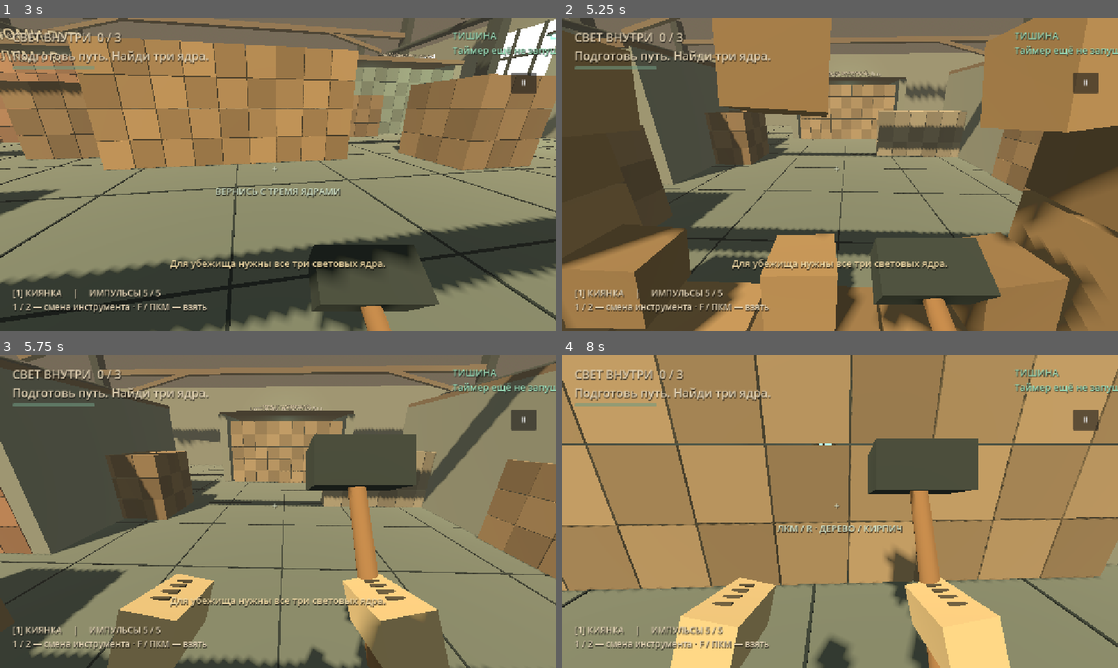
Above: before the commit, frames 1-4 (two rows, left to right).
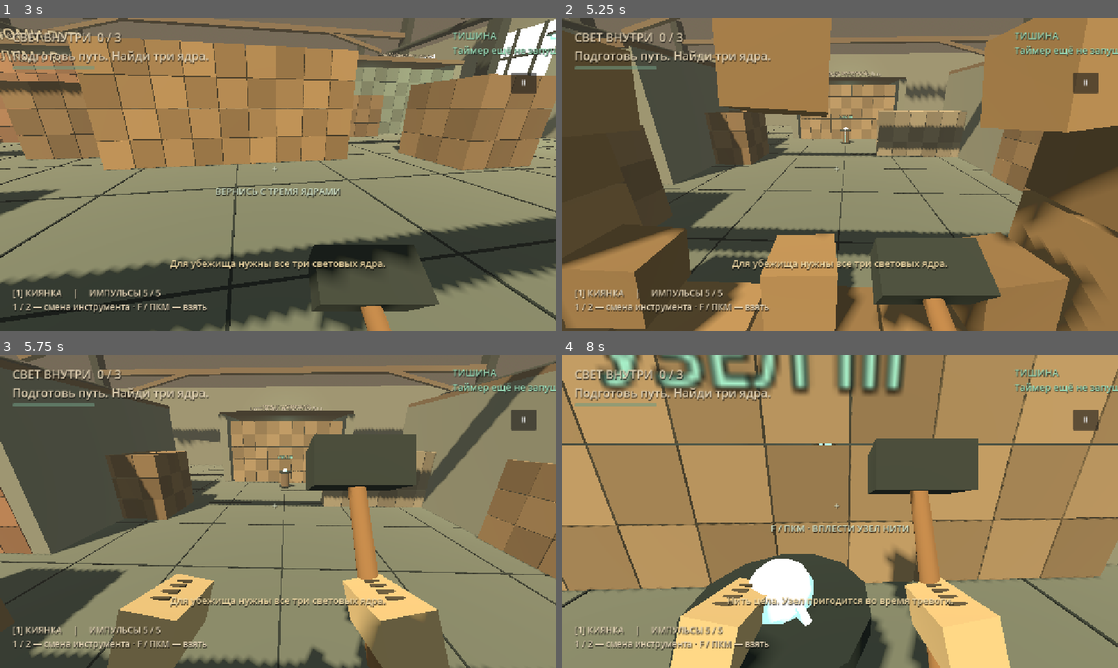
Above: after the commit, the same moments.

Repository: kataevaa82-cmyk/pepelnye-niti
Game: Godot game, scene res://scenes/main.tscn
Two runs of this game, one before a commit and one after it. Both use one fixed random seed, a clock stepped at 60 frames per second and the inputs below.
Inputs (mouse positions are in pixels of both pictures, inside the frame that each line leads up to):
- Up to frame 1 (3 s): click "НАЧАТЬ НОВУЮ ПОПЫТКУ" at 0.5 s; click "Ⅱ" at 1.25 s; click "ПРОДОЛЖИТЬ" at 2 s; tap Enter at 2.75 s; move the mouse to (305, 174) at 2.77 s; hold W (move_forward) from 2.78 s (still down); hold F (use) from 2.78 s (still down); click (305, 174) at 2.92 s
- Up to frame 2 (5.25 s): keep holding W (move_forward); tap Space (jump) at 3.02, 3.77, 5 s; move the mouse to (812, 174) at 3.52 s; release F (use) at 3.53 s; tap G (look_down) at 3.6 s; tap F (use) at 3.8 s; move the mouse to (851, 168) at 4.27 s; hold F (use) 4.28-5.03 s; tap T (look_up) at 4.35 s; move the mouse to (834, 180) at 5.02 s; tap Shift (sprint) at 5.1 s; click (834, 180) at 5.17 s
- Up to frame 3 (5.75 s): keep holding W (move_forward); tap Space (jump) at 5.27 s; tap F (use) at 5.3 s
- Up to frame 4 (8 s): keep holding W (move_forward); move the mouse to (878, 514) at 5.77 s; hold R (strike) 5.78-6.53 s; tap Space (jump) at 6.02, 6.77 s; tap F (use) at 6.05, 6.8, 7.55 s; move the mouse to (795, 508) at 6.52 s; tap 2 (tool_coil) at 6.6 s; move the mouse to (845, 511) at 7.27 s; hold 1 (tool_hammer) from 7.28 s (still down); click (845, 511) at 7.42 s

Frame 1 is identical in both runs. In frame 2, less than 0.1% of the frame differs, in the area x 49-53%, y 30-41%; in frame 3, 0.1%; in frame 4, 13%, in the area x 6-71%, y 0-100%.

Commit message:
Add restorative thread nodes to the workshop

Diff:
--- a/project.godot
+++ b/project.godot
@@ -4,7 +4,7 @@
 [application]
 config/name="Пепельные нити"
 config/description="Разрушь преграды. Собери свет. Вернись живым."
-config/version="0.1.0"
+config/version="0.2.0"
 run/main_scene="res://scenes/main.tscn"
 config/features=PackedStringArray("4.4", "GL Compatibility")
 config/icon="res://assets/icon.svg"
--- a/scripts/main.gd
+++ b/scripts/main.gd
@@ -4,12 +4,14 @@
 const MISSION_SECONDS := 140.0
 const MAX_DEBRIS := 48
 const CORE_COUNT := 3
+const THREAD_NODE_COUNT := 3
 
 var level: AshWorkshop
 var player: AshPlayer
 var running := false
 var sandbox := false
 var collected: Array[int] = []
+var used_threads: Array[int] = []
 var health := 100.0
 var seconds := MISSION_SECONDS
 var alarm := false
@@ -91,6 +93,11 @@
 		var index := int(value)
 		if index >= 0 and index < CORE_COUNT and index not in collected:
 			collected.append(index)
+	used_threads.clear()
+	for value in session.get("used_threads", []):
+		var index := int(value)
+		if index >= 0 and index < THREAD_NODE_COUNT and index not in used_threads:
+			used_threads.append(index)
 	health = clampf(float(session.get("health", 100.0)), 1.0, 100.0)
 	seconds = clampf(float(session.get("seconds", MISSION_SECONDS)), 0.1, MISSION_SECONDS)
 	charges = clampi(int(session.get("charges", 5)), 0, 5)
@@ -109,6 +116,8 @@
 	player.set_tool(0)
 	for index in collected:
 		level.hide_core(index)
+	for index in used_threads:
+		level.hide_thread_node(index)
 	level.sentinel.visible = alarm
 	_menu.visible = false
 	if start_paused:
@@ -139,6 +148,11 @@
 			var core := level.cores[i]
 			core.rotation.y += delta * 0.7
 			core.position.y = float(core.get_meta("base_y")) + sin(_age * 2.0 + float(i)) * 0.09
+	for i in range(level.thread_nodes.size()):
+		if i not in used_threads:
+			var thread_node := level.thread_nodes[i]
+			thread_node.rotation.y += delta * 0.35
+			thread_node.position.y = float(thread_node.get_meta("base_y")) + sin(_age * 2.4 + float(i)) * 0.04
 	for i in range(_debris.size() - 1, -1, -1):
 		_debris[i]["life"] = float(_debris[i]["life"]) - delta
 		var body: RigidBody3D = _debris[i]["node"]
@@ -255,7 +269,23 @@
 		elif collected.size() == CORE_COUNT:
 			_toast("Весь свет у тебя. Выход там, где ты начал!", 6.0)
 		_save_now()
-	elif player.global_position.distance_to(level.exit_at) < 2.4:
+		return
+	var thread_index := _near_thread_node()
+	if thread_index >= 0:
+		if charges >= 5 and health >= 100.0:
+			_toast("Нить цела. Узел пригодится во время тревоги.")
+			return
+		used_threads.append(thread_index)
+		level.hide_thread_node(thread_index)
+		charges = mini(5, charges + 2)
+		health = minf(100.0, health + 25.0)
+		_pickup_audio.play()
+		_pulse_flash(level.thread_nodes[thread_index].global_position)
+		_toast("Узел вплетён: здоровье восстановлено, катушка получила 2 импульса.", 5.0)
+		_save_now()
+		_update_hud()
+		return
+	if player.global_position.distance_to(level.exit_at) < 2.4:
 		if collected.size() == CORE_COUNT:
 			_finish(true)
 		else:
@@ -269,6 +299,20 @@
 		var target := level.cores[i].global_position
 		var offset := target - origin
 		if offset.length() > 2.6 or offset.normalized().dot(-player.camera.global_basis.z) < 0.6:
+			continue
+		var query := PhysicsRayQueryParameters3D.create(origin, target, 1)
+		if get_world_3d().direct_space_state.intersect_ray(query).is_empty():
+			return i
+	return -1
+
+func _near_thread_node() -> int:
+	var origin := player.camera.global_position
+	for i in range(level.thread_nodes.size()):
+		if i in used_threads:
+			continue
+		var target := level.thread_nodes[i].global_position
+		var offset := target - origin
+		if offset.length() > 2.6 or offset.normalized().dot(-player.camera.global_basis.z) < 0.55:
 			continue
 		var query := PhysicsRayQueryParameters3D.create(origin, target, 1)
 		if get_world_3d().direct_space_state.intersect_ray(query).is_empty():
@@ -348,7 +392,8 @@
 	if _has_session:
 		session = {
 			"sandbox": sandbox, "collected": collected.duplicate(), "health": health,
-			"seconds": seconds, "charges": charges, "destroyed": level.snapshot(),
+			"seconds": seconds, "charges": charges, "used_threads": used_threads.duplicate(),
+			"destroyed": level.snapshot(),
 			"position": [player.position.x, player.position.y, player.position.z],
 			"yaw": player.rotation.y, "pitch": player.camera.rotation.x
 		}
@@ -589,6 +634,8 @@
 	_hint.text = ""
 	if _near_core() >= 0:
 		_hint.text = "F / ПКМ · ЗАБРАТЬ СВЕТ"
+	elif _near_thread_node() >= 0:
+		_hint.text = "F / ПКМ · ВПЛЕСТИ УЗЕЛ НИТИ"
 	elif player.position.distance_to(level.exit_at) < 2.4:
 		_hint.text = "F / ПКМ · В УБЕЖИЩЕ" if collected.size() == CORE_COUNT else "ВЕРНИСЬ С ТРЕМЯ ЯДРАМИ"
 	else:
--- a/scripts/workshop.gd
+++ b/scripts/workshop.gd
@@ -6,6 +6,7 @@
 
 var structures: Array[VoxelStructure] = []
 var cores: Array[Node3D] = []
+var thread_nodes: Array[Node3D] = []
 var sentinel: Node3D
 var sentinel_eye: MeshInstance3D
 var exit_at := Vector3(0, 0, 11.6)
@@ -35,6 +36,9 @@
 	_core(Vector3(-8, 1.2, -3.9), "I · ПАМЯТЬ")
 	_core(Vector3(8, 1.2, -3.9), "II · ДЫХАНИЕ")
 	_core(Vector3(0, 1.2, -11.5), "III · СЕРДЦЕ")
+	_thread_node(Vector3(-11.4, 0.72, 7.4), "УЗЕЛ I")
+	_thread_node(Vector3(11.2, 0.72, 1.8), "УЗЕЛ II")
+	_thread_node(Vector3(0, 0.72, -6.7), "УЗЕЛ III")
 	_build_exit()
 	_build_sentinel()
 
@@ -166,6 +170,27 @@
 	var label: Label3D = cores[index].get_meta("label_node")
 	label.visible = false
 
+func _thread_node(at: Vector3, title: String) -> void:
+	var root := Node3D.new()
+	add_child(root)
+	root.position = at
+	root.set_meta("base_y", at.y)
+	AshGeometry.cylinder(root, Vector3(0, -0.34, 0), 0.20, 0.68, _wood)
+	for offset in [-0.35, 0.35]:
+		AshGeometry.cylinder(root, Vector3(0, offset - 0.34, 0), 0.30, 0.08, _iron)
+	for i in range(5):
+		var ring := AshGeometry.cylinder(root, Vector3(0, -0.55 + float(i) * 0.11, 0), 0.225, 0.025, _glow)
+		ring.rotation.x = PI / 2.0
+	AshGeometry.sphere(root, Vector3(0, 0.08, 0), 0.11, _glow)
+	var label := AshGeometry.label(self, at + Vector3(0, 0.72, 0), title, Color("a7f0c9"), 24)
+	root.set_meta("label_node", label)
+	thread_nodes.append(root)
+
+func hide_thread_node(index: int) -> void:
+	thread_nodes[index].visible = false
+	var label: Label3D = thread_nodes[index].get_meta("label_node")
+	label.visible = false
+
 func _build_exit() -> void:
 	for x in [-1.1, 1.1]:
 		AshGeometry.box(self, exit_at + Vector3(x, 1.25, 0), Vector3(0.2, 2.5, 0.2), _wood)
--- a/tests/smoke.gd
+++ b/tests/smoke.gd
@@ -18,6 +18,7 @@
 	await process_frame
 	check(main.level.structures.size() == 10, "ten stable destructible groups")
 	check(main.level.cores.size() == 3, "three cores")
+	check(main.level.thread_nodes.size() == 3, "three restorative thread nodes")
 	check(not main.running, "title screen is paused")
 	main._start_run(false)
 	await physics_frame
@@ -59,12 +60,22 @@
 		main._interact()
 		check(main.collected.has(i), "core %d is collectible inside its room" % i)
 	check(main.alarm, "first stolen core starts the alarm")
+	main.charges = 1
+	main.health = 50.0
+	main.player.position = main.level.thread_nodes[0].global_position + Vector3(0, -0.5, 1.1)
+	main.player.restore_view(0, 0)
+	await physics_frame
+	main._interact()
+	check(main.used_threads.has(0), "thread node can be woven")
+	check(main.charges == 3 and main.health == 75.0, "thread node restores resources")
 	main._save_now()
 	check(main._saved["session"]["collected"].size() == 3, "save has all collected cores")
+	check(main._saved["session"]["used_threads"].size() == 1, "save has woven thread nodes")
 	main._pause()
 	check(not main.running and paused, "pause stops the scene tree")
 	main._start_run(false, true)
 	check(main.collected.size() == 3 and main.alarm, "resume restores cores and alarm")
+	check(main.used_threads.size() == 1 and not main.level.thread_nodes[0].visible, "resume restores woven thread nodes")
 	main.player.position = main.level.exit_at + Vector3(0, 0.2, 0)
 	main._interact()
 	check(main._menu_mode == "win", "all three cores at exit wins")
Not shown, changed: README.md
